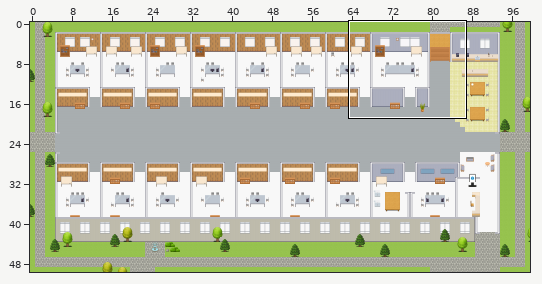
Level history. Tiled map (JSON): maps/Manufacturing-Enablement-Platform.tmj. The first picture is a wide view before the edit; the outline marks the close-up.
Close-up. Before:
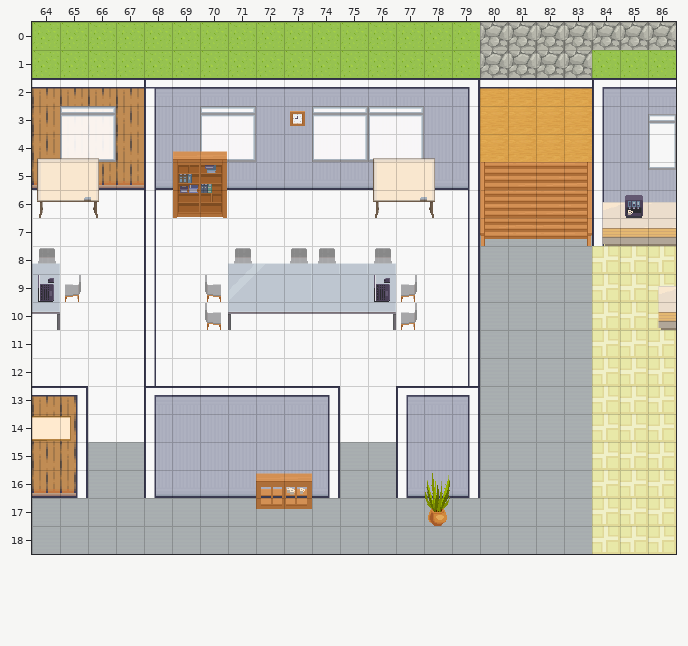
Cells are 32x32 px. Shown: x 64..86, y 0..18. The commit also changed other parts of the map, which this record leaves out.
And afterwards:
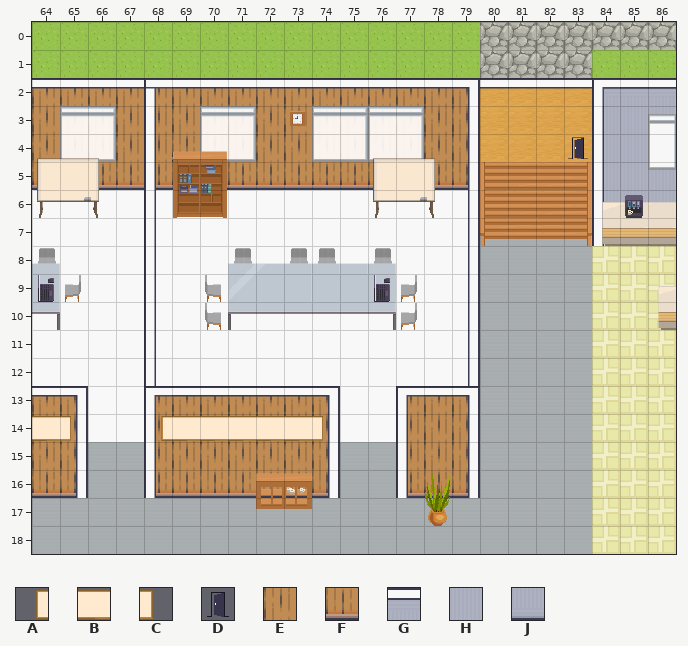
Key: from "Decoration": A 49, B 50, C 51; from "User_Zones": D 65; from "room2": E 192, F 205, G 290, H 294, J 307.
_ is an empty cell.
From old to new:
Layer "back wall":
Tile G becomes tile E in row 2 at x 68 to 79; in row 13 at x 68 to 74 and 77 to 79.
Tile H becomes tile E in row 3 at x 68 to 69, 72 to 73 and 78 to 79; in row 4 at x 68, 72 to 73 and 78 to 79; in rows 14 to 15 at x 68 to 74 and 77 to 79.
Tile H becomes tile F in row 4 at x 69.
Tile J becomes tile F in row 5 at x 68 to 76 and 78 to 79; in row 16 at x 68 to 74 and 77 to 79.
Layer "decor":
The author put tile A in row 14 at x 68.
The author put tile B in row 14 at x 69 to 73.
The author put tile C in row 14 at x 74.
Layer "zones":
The author put tile D in row 4 at x 83.
Changed places in both close-ups, as pixel boxes (x1, y1, x2, y2):
changed: (156, 88, 468, 188)
added: (568, 137, 588, 159)
changed: (156, 396, 328, 496)
changed: (408, 396, 468, 496)
